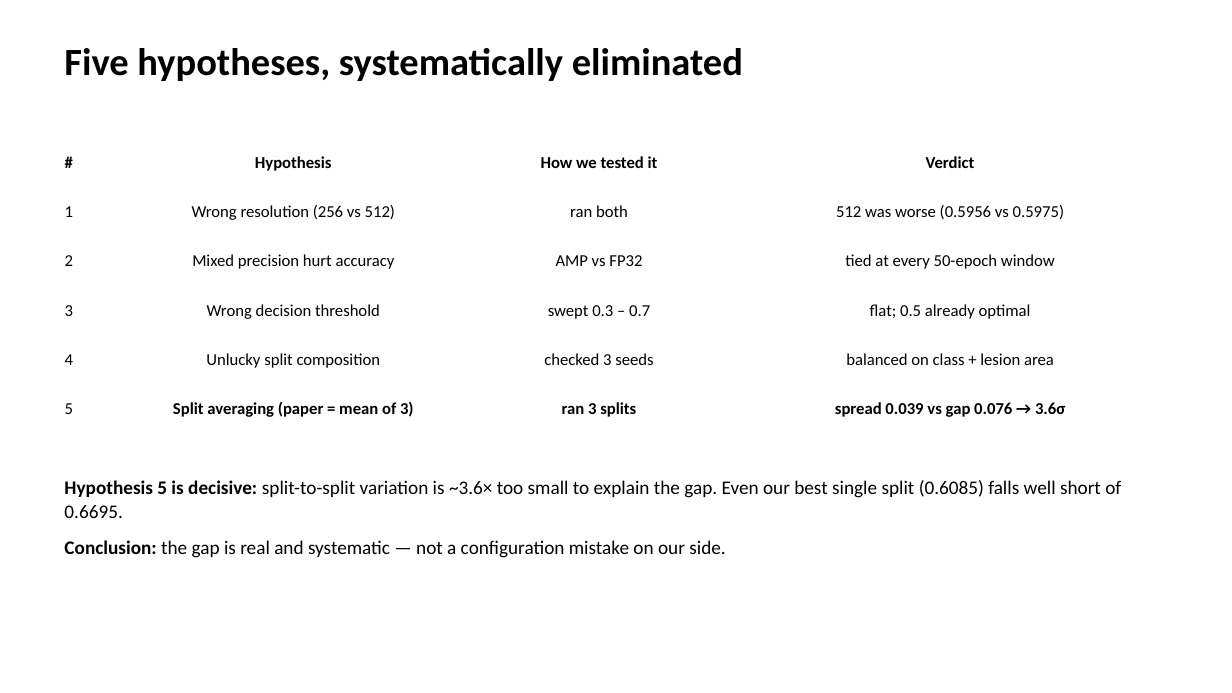
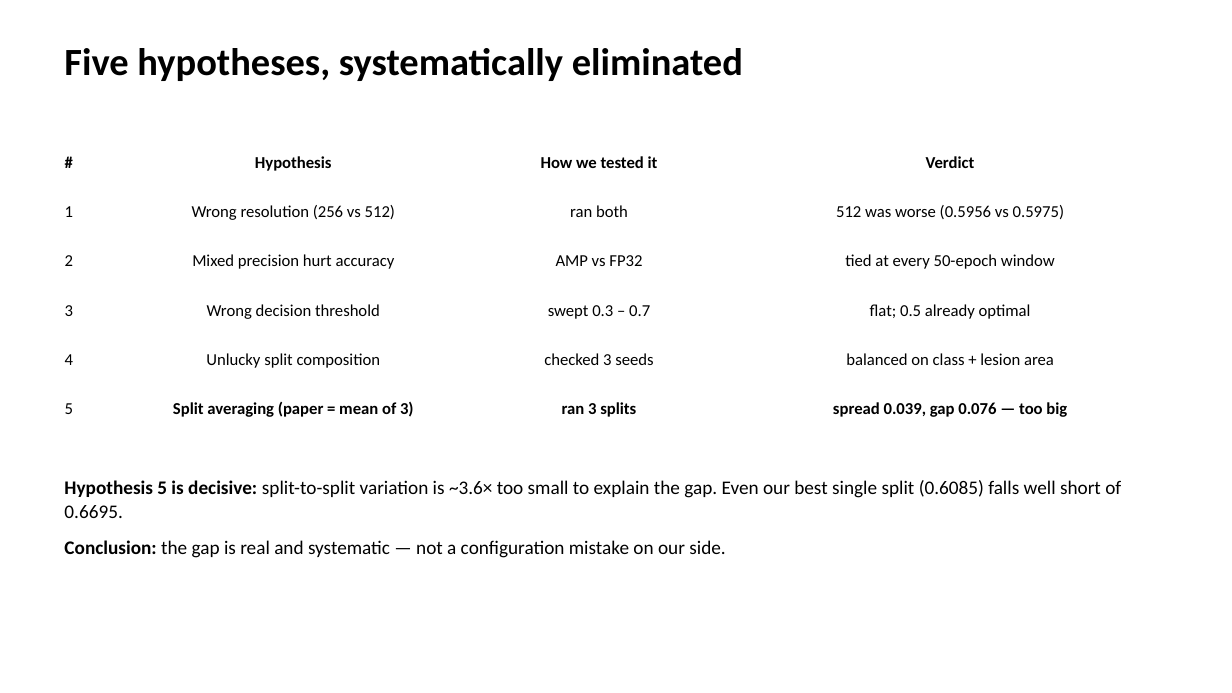
Before and after one commit to DavidShenzi/unext-project, a slide deck: slide 7 of UNeXt_presentation.pptx. Drawn at 1232x693 pixels with LibreOffice and Linux fonts; fonts in the diff are those of the drawing. Boxes give left, top, right and bottom in pixels: in the first picture for what was removed or moved away, otherwise in the second. Text is boxed around its words. In the diff, an @@ line names an element or a change of style, - is before the commit and + after.

```diff
--- a/UNeXt_presentation.pptx
+++ b/UNeXt_presentation.pptx
@@ table at box(55, 148, 1177, 444) @@
-row 6, column 4: spread 0.039 vs gap 0.076 → 3.6σ
+row 6, column 4: spread 0.039, gap 0.076 — too big
```
Also in this commit, not shown: 5 other slides changed, 2 slides added, 1 slide removed, 3 other files.
